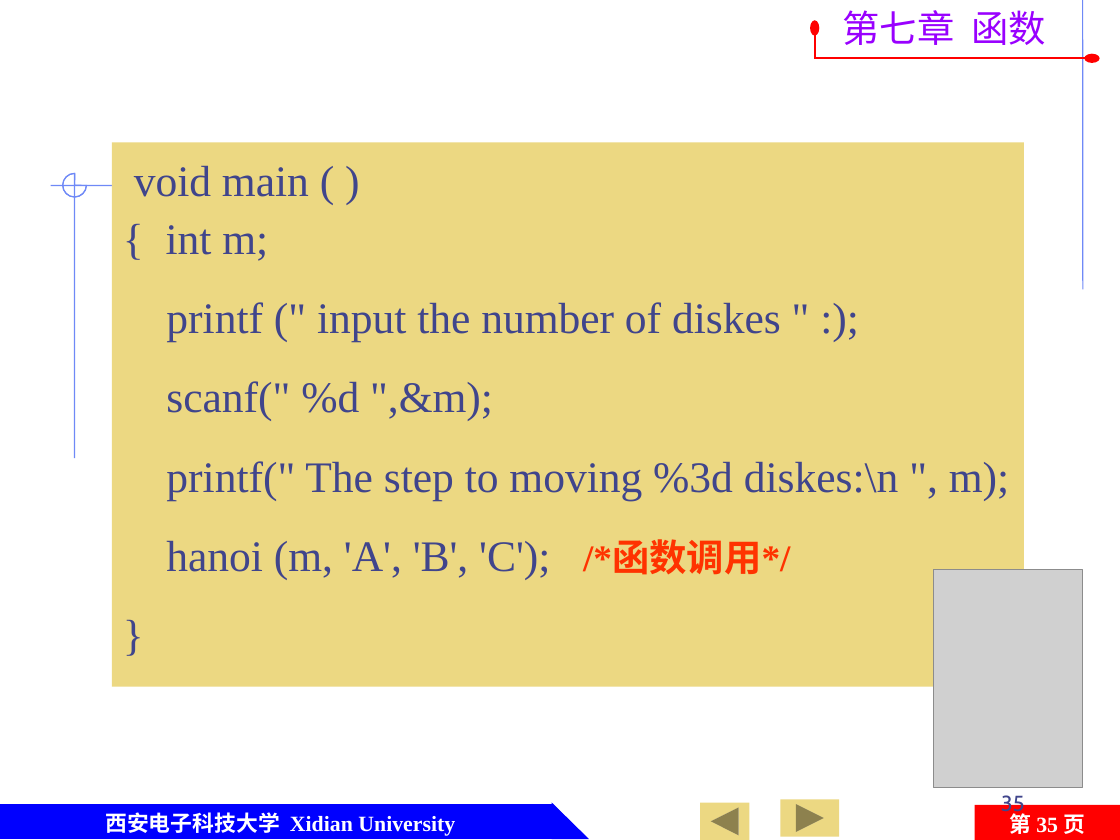
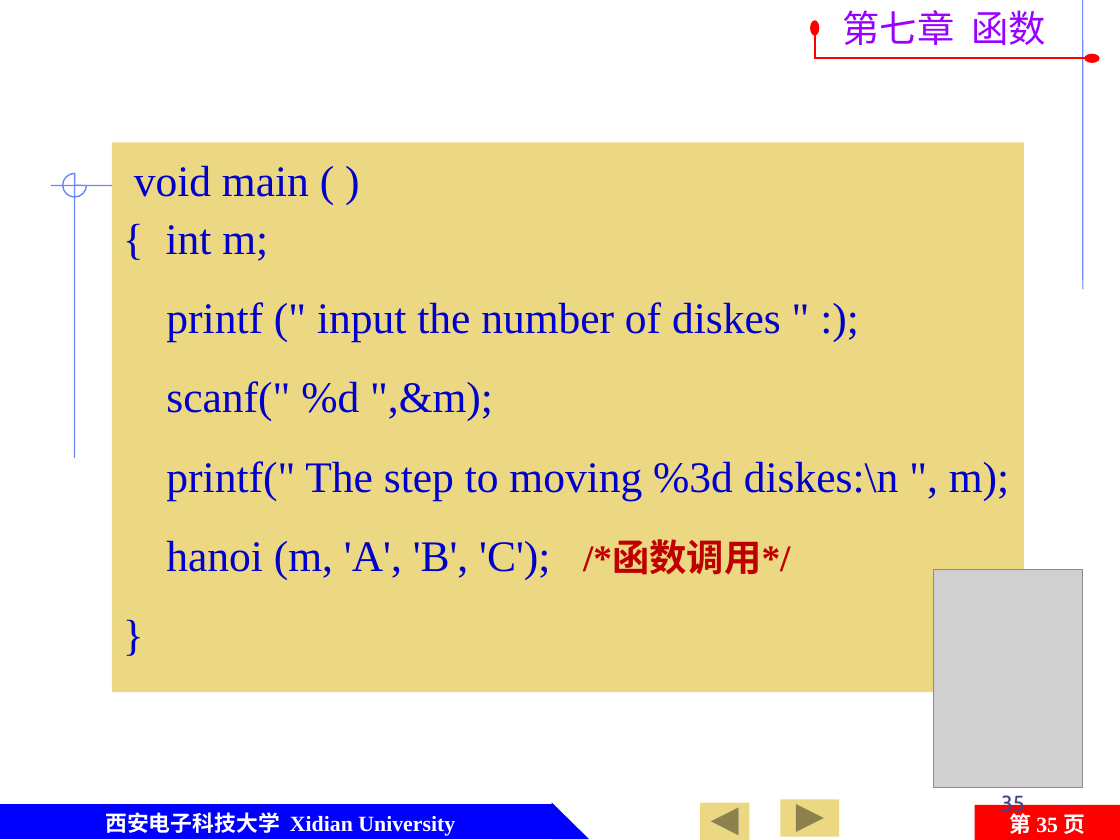
Before and after one commit to jtrfid/C-Repositories, a slide deck: slide 35 of 2015备课/课件/第7章 函数及变量存储类型.pptx. Drawn at 1120x840 pixels with LibreOffice and Linux fonts; fonts in the diff are those of the drawing; grey boxes stand for pictures; background and template pictures are left out. Boxes give left, top, right and bottom in pixels: in the first picture for what was removed or moved away, otherwise in the second. Text is boxed around its words. In the diff, an @@ line names an element or a change of style, - is before the commit and + after.

```diff
--- a/2015备课/课件/第7章 函数及变量存储类型.pptx
+++ b/2015备课/课件/第7章 函数及变量存储类型.pptx
@@ rectangle "void main ( ) { ...": place and size @@
-rectangle "void main ( ) { ..." at (112,142,1024,687)
+rectangle "void main ( ) { ..." at (112,142,1024,692)
@@ rectangle "void main ( ) { ..." at (112,142,1024,692): text colour #40458C to #0000CC; text colour #FF3300 to #C00000 in "/*函数调用*/" @@
```
Also in this commit, not shown: 16 other slides changed.
